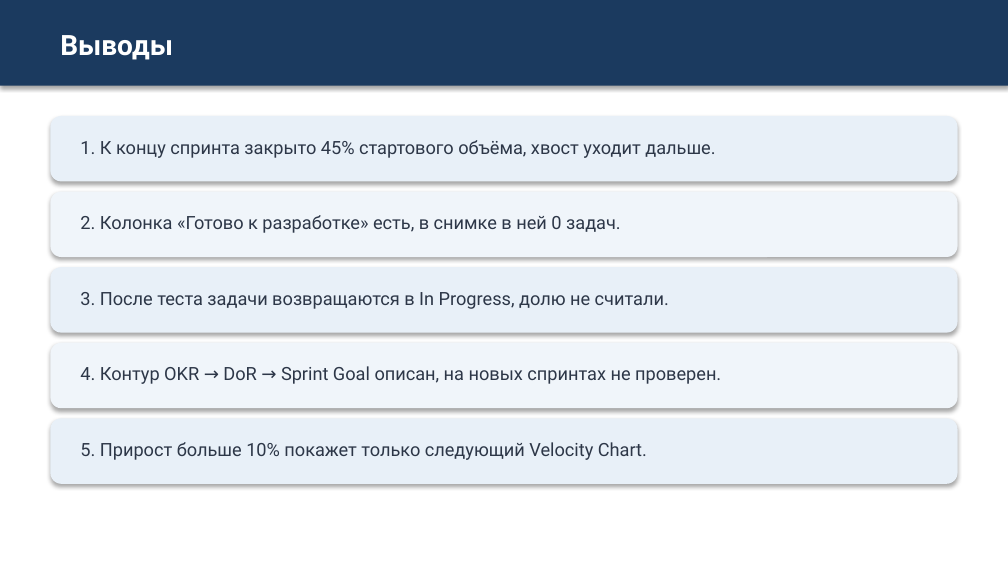
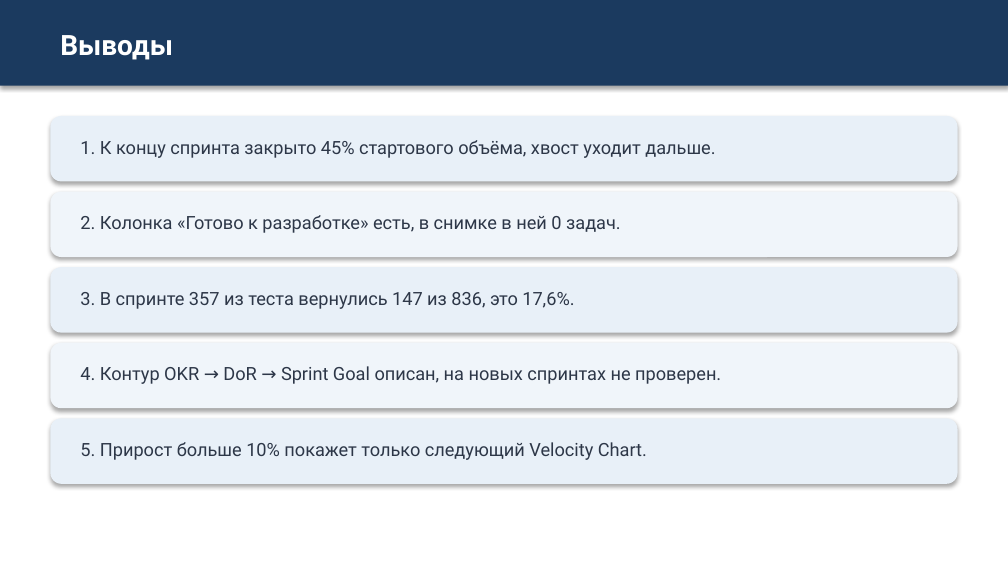
Before and after one commit to camelot270/otus_work, a slide deck: slide 17 of docs/Zashita_proekta_Skvoznoe_planirovanie.pptx. Drawn at 1008x567 pixels with LibreOffice and Linux fonts; fonts in the diff are those of the drawing. Boxes give left, top, right and bottom in pixels: in the first picture for what was removed or moved away, otherwise in the second. Text is boxed around its words. In the diff, an @@ line names an element or a change of style, - is before the commit and + after.

```diff
--- a/docs/Zashita_proekta_Skvoznoe_planirovanie.pptx
+++ b/docs/Zashita_proekta_Skvoznoe_planirovanie.pptx
@@ text at [80,292,574,309]: text changed @@
-3. После теста задачи возвращаются в In Progress, долю не считали.
+3. В спринте 357 из теста вернулись 147 из 836, это 17,6%.
```
Also in this commit, not shown: 3 other slides changed.
